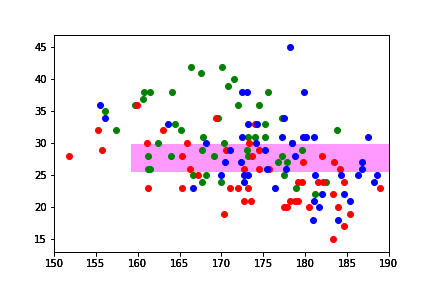
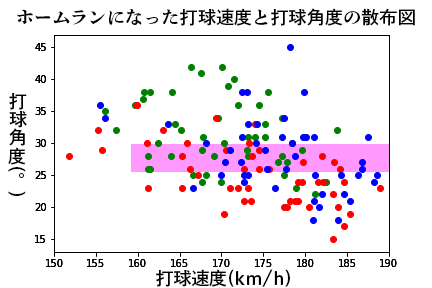
Comparing the layer stacks of the two 432px x 288px images. Changes:
added layer "ホームランになった打球速度と打球角度の散布図" above "打球角度(°)" over [17, 8, 415, 26]
added layer "打球角度(°)" above "打球速度(km/h)" over [8, 93, 27, 197]
added layer "打球速度(km/h)" above "ohtani" over [156, 269, 290, 287]
